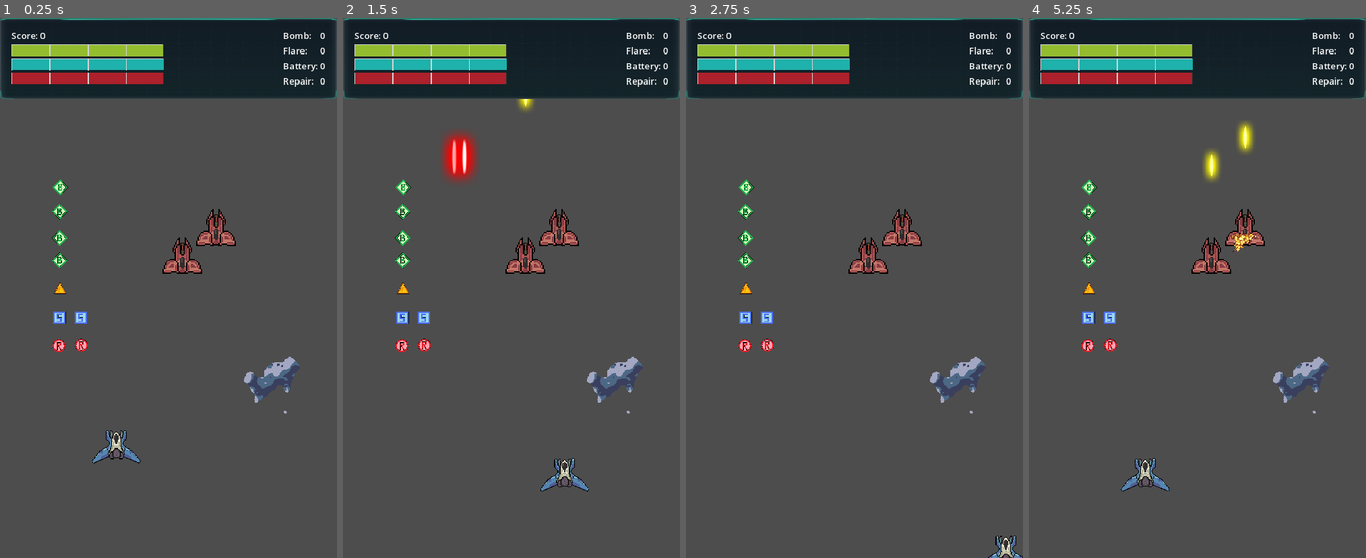
Above: before the commit, frames 1-4 (left to right).
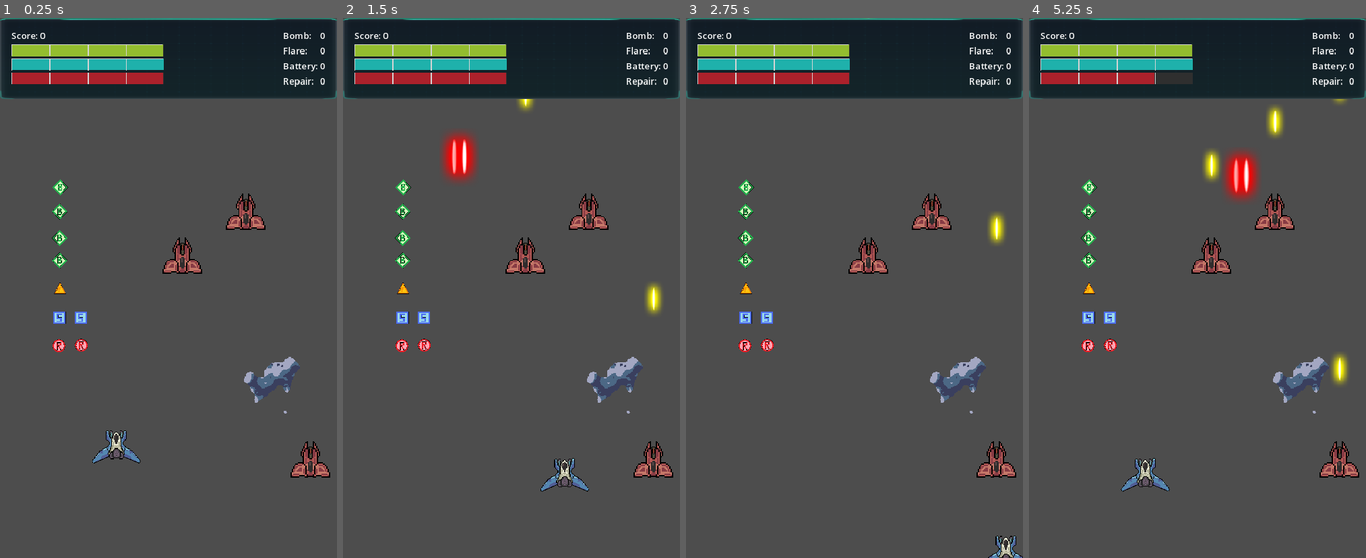
Above: after the commit, the same moments.

Repository: tkm404/godot_space_game_draft_3
Game: Godot game, scene res://Scenes/MainGame/main_game.tscn
Same seed, same stepped clock (60 frames per second), same inputs: the game is played once before the commit and once after it.
Inputs:
- Up to frame 1 (0.25 s): no input
- Up to frame 2 (1.5 s): tap Enter at 0.5 s; hold D (right) 0.53-1.28 s; hold Space (shoot) 0.53-1.28 s; hold S (down) from 1.28 s (still down); tap F (use_battery) at 1.35 s
- Up to frame 3 (2.75 s): release S (down) at 2.03 s; hold D (right) from 2.03 s (still down); hold C (use_bomb) from 2.03 s (still down)
- Up to frame 4 (5.25 s): release D (right) at 2.78 s; release C (use_bomb) at 2.78 s; hold W (up) 2.78-3.53 s; tap V (use_flare) at 2.85 s; hold R (use_repair) 3.53-4.28 s; hold A (left) 3.53-5.03 s; tap Space (shoot) at 4.35 s; hold S (down) from 5.03 s (still down); hold F (use_battery) from 5.03 s (still down)

The runs differ from the first frame. In frame 1, 1.3% of the frame differs, in the area x 58-98%, y 32-86%; in frame 2, 1.6%; in frame 3, 1.6%; in frame 4, 3.2%, in the area x 37-98%, y 10-86%.

Commit message:
add additional enemy partially behind asteroid

Diff:
--- a/Scenes/MainGame/main_game.tscn
+++ b/Scenes/MainGame/main_game.tscn
@@ -33,8 +33,6 @@
 
 [node name="enemy_fighter1" parent="." instance=ExtResource("5_v0tgt")]
 position = Vector2(325, 428)
-collision_layer = 4
-collision_mask = 15
 
 [node name="Asteroid" parent="." instance=ExtResource("6_86x8t")]
 position = Vector2(487, 651)
@@ -64,12 +62,13 @@
 position = Vector2(107, 301)
 
 [node name="enemy_fighter2" parent="." instance=ExtResource("5_v0tgt")]
-position = Vector2(385, 378)
-collision_layer = 4
-collision_mask = 15
+position = Vector2(438, 350)
 
 [node name="Battery2" parent="." instance=ExtResource("8_48hm4")]
 position = Vector2(144, 533)
+
+[node name="enemy_fighter3" parent="." instance=ExtResource("5_v0tgt")]
+position = Vector2(553, 790)
 
 [connection signal="hull_changed" from="Player" to="ui" method="_on_player_hull_changed"]
 [connection signal="shield_changed" from="Player" to="ui" method="_on_player_shield_changed"]
